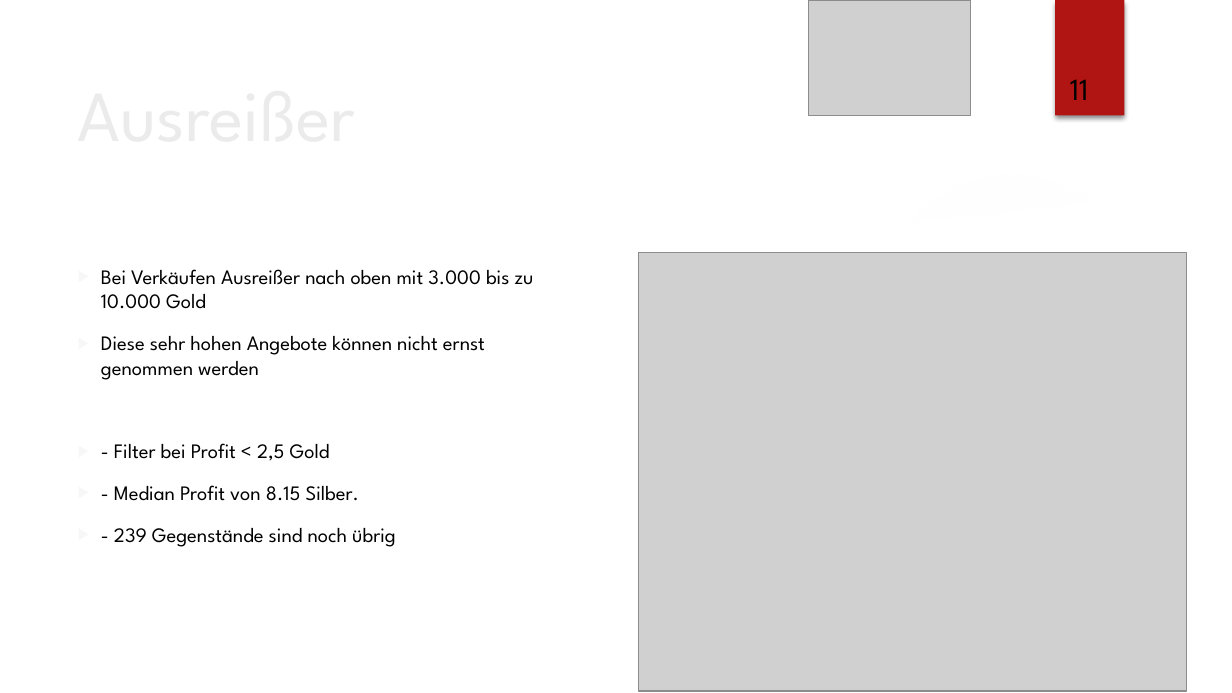
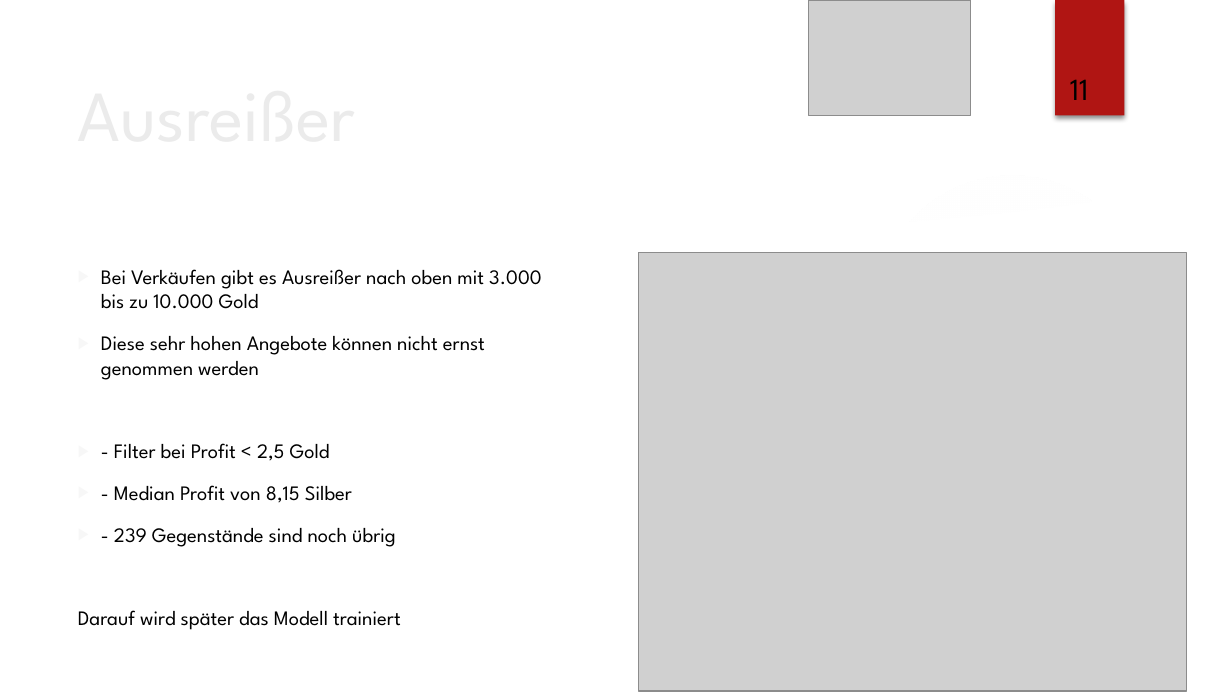
Before and after one commit to lz039/Gw2Trading, a slide deck: slide 11 of reports/presentation_custom_design.pptx. Drawn at 1232x693 pixels with LibreOffice and Linux fonts; fonts in the diff are those of the drawing; grey boxes stand for pictures; background and template pictures are left out. Boxes give left, top, right and bottom in pixels: in the first picture for what was removed or moved away, otherwise in the second. Text is boxed around its words. In the diff, an @@ line names an element or a change of style, - is before the commit and + after.

Commit message:
fixed typos, added some todos

```diff
--- a/reports/presentation_custom_design.pptx
+++ b/reports/presentation_custom_design.pptx
@@ text at box(101, 269, 542, 309): text changed @@
-▶ Bei Verkäufen Ausreißer nach oben mit 3.000 bis zu 10.000 Gold
+▶ Bei Verkäufen gibt es Ausreißer nach oben mit 3.000 bis zu 10.000 Gold
@@ text at box(114, 485, 352, 502): text changed @@
-▶ - Median Profit von 8.15 Silber.
+▶ - Median Profit von 8,15 Silber
@@ text at box(78, 610, 401, 630): paragraph added @@
+Darauf wird später das Modell trainiert
```
Also in this commit, not shown: 9 other slides changed.
